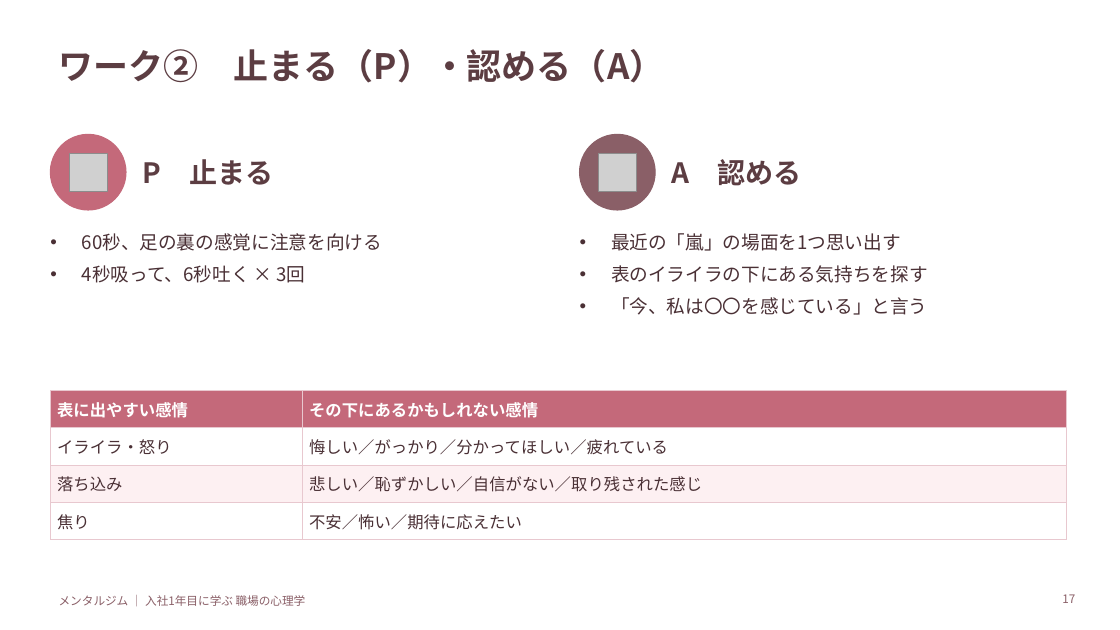
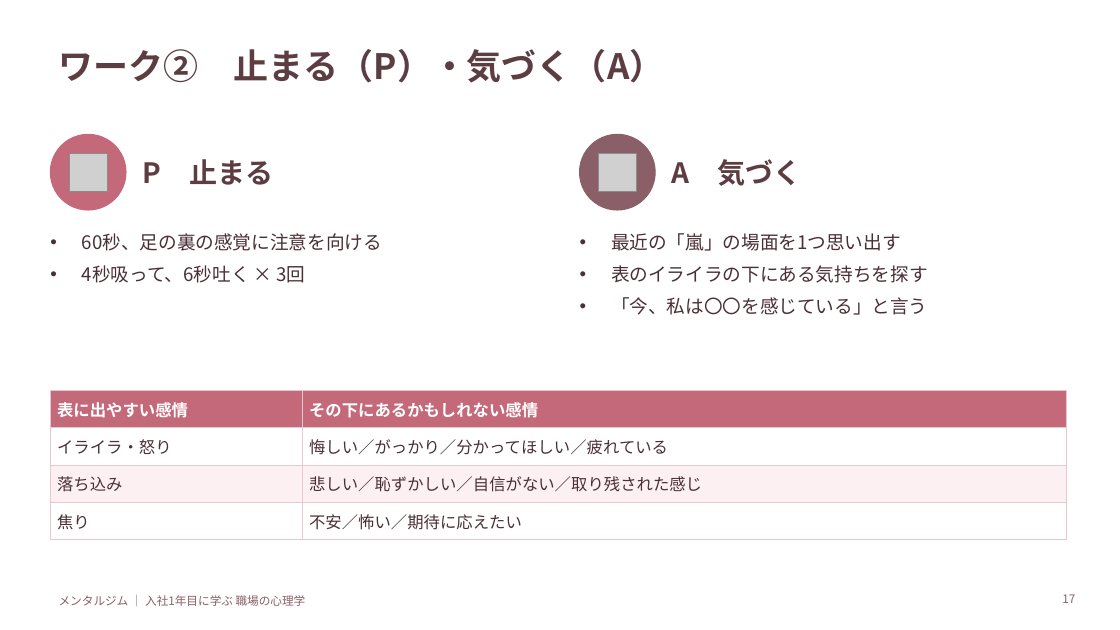
Before and after one commit to cocorest/mentalgym, a slide deck: slide 17 of programs/newcomer-first-year/slides/01_本研修_入社1年目に学ぶ職場の心理学.pptx. Drawn at 1120x630 pixels with LibreOffice and Linux fonts; fonts in the diff are those of the drawing; grey boxes stand for pictures. Boxes give left, top, right and bottom in pixels: in the first picture for what was removed or moved away, otherwise in the second. Text is boxed around its words. In the diff, an @@ line names an element or a change of style, - is before the commit and + after.

```diff
--- a/programs/newcomer-first-year/slides/01_本研修_入社1年目に学ぶ職場の心理学.pptx
+++ b/programs/newcomer-first-year/slides/01_本研修_入社1年目に学ぶ職場の心理学.pptx
@@ title at [59,49,665,83]: text changed @@
-ワーク② 止まる（P）・認める（A）
+ワーク② 止まる（P）・気づく（A）
@@ text at [672,159,802,186]: text changed @@
-A 認める
+A 気づく
```
Also in this commit, not shown: 7 other slides changed, 9 other files.
